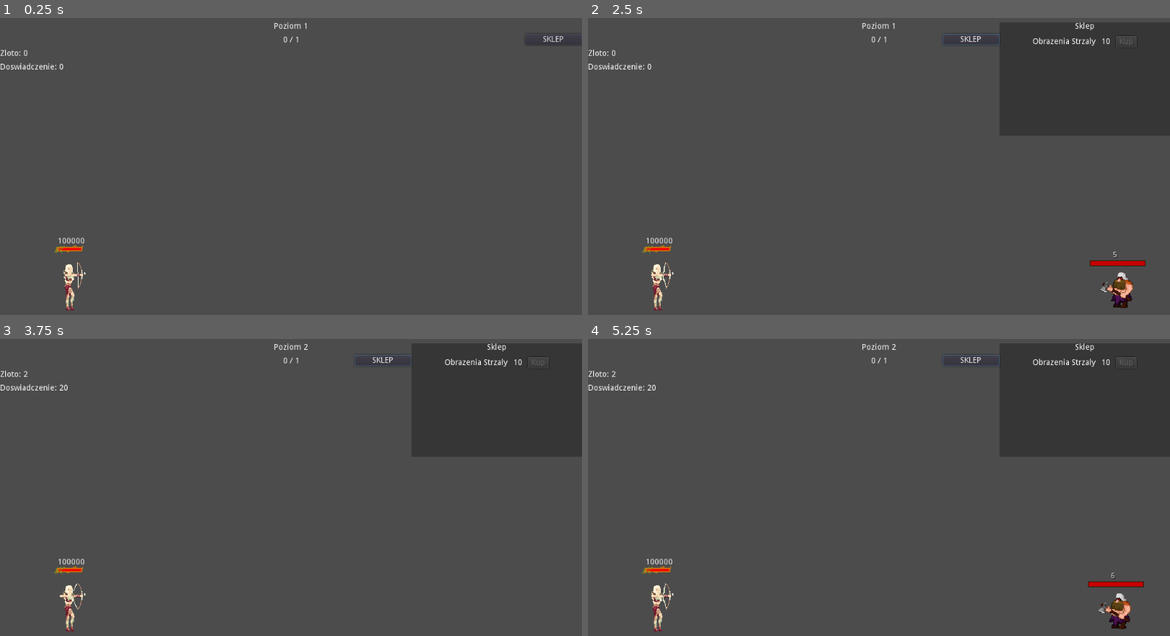
Above: before the commit, frames 1-4 (two rows, left to right).
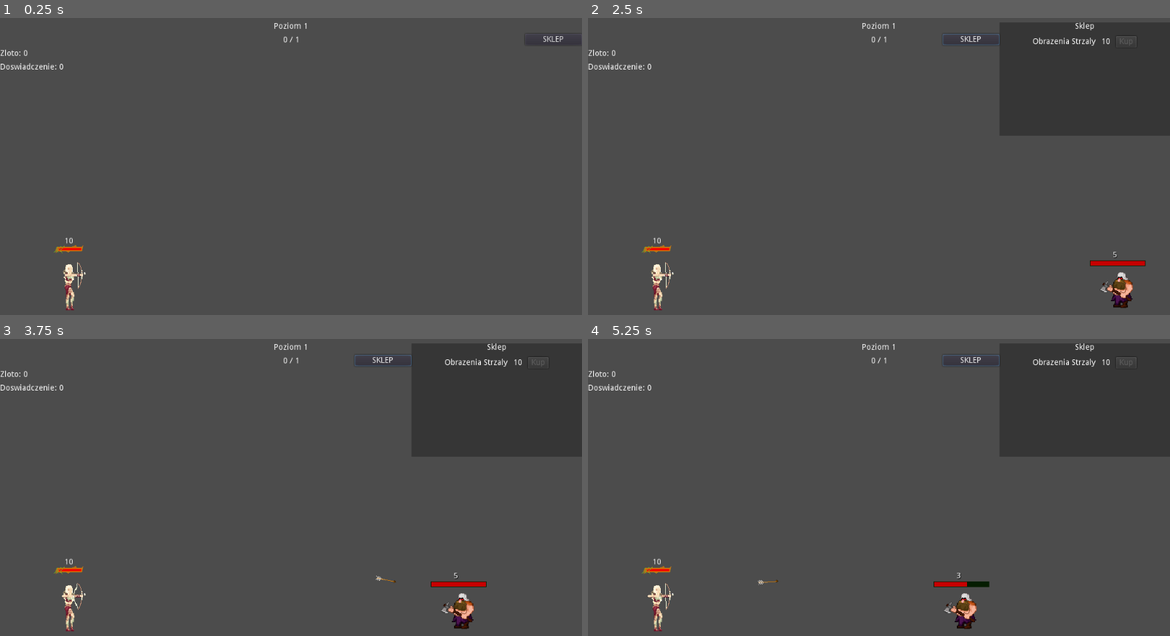
Above: after the commit, the same moments.

Repository: Flying-Octopus-Team/Asterielle
Game: Godot game, scene res://Scenes/World.tscn
Two runs of this game, one before a commit and one after it. Both use one fixed random seed, a clock stepped at 60 frames per second and the inputs below.
Inputs (mouse positions are in pixels of both pictures, inside the frame that each line leads up to):
- Up to frame 1 (0.25 s): no input
- Up to frame 2 (2.5 s): click "SKLEP" at 0.5 s; click "SKLEP" at 1.25 s; click "SKLEP" at 2 s
- Up to frame 3 (3.75 s): move the mouse to (419, 472) at 2.77 s; click (419, 472) at 2.85 s; move the mouse to (174, 508) at 3.52 s; click (174, 508) at 3.6 s
- Up to frame 4 (5.25 s): move the mouse to (937, 416) at 4.27 s; click (937, 416) at 4.35 s; move the mouse to (849, 558) at 5.02 s; click (849, 558) at 5.1 s

The runs differ from the first frame. In frame 1, less than 0.1% of the frame differs, in the area x 10-15%, y 73-77%; in frame 2, less than 0.1%; in frame 3, 0.7%; in frame 4, 1.3%, in the area x 4-96%, y 1-98%.

Commit message:
Code refactorysation
Make boss as inheritance of Dwarf scene + code refactorysation

Diff:
--- a/Scenes/Boss.tscn
+++ b/Scenes/Boss.tscn
@@ -1,85 +1,47 @@
 [gd_scene load_steps=5 format=2]
 
-[ext_resource path="res://Scripts/Boss.gd" type="Script" id=1]
-[ext_resource path="res://Textures/dwarf.png" type="Texture" id=2]
-[ext_resource path="res://Textures/OnePixel.png" type="Texture" id=3]
+[ext_resource path="res://Scenes/Dwarf.tscn" type="PackedScene" id=1]
+[ext_resource path="res://Scripts/Boss.gd" type="Script" id=2]
+[ext_resource path="res://Scenes/BossTimeToKillCanvas.tscn" type="PackedScene" id=3]
 
 [sub_resource type="RectangleShape2D" id=1]
-extents = Vector2( 64, 64.2514 )
+extents = Vector2( 36, 59 )
 
-[node name="Boss" type="KinematicBody2D"]
-collision_layer = 2
-collision_mask = 4
-script = ExtResource( 1 )
+[node name="Boss" index="0" instance=ExtResource( 1 )]
+script = ExtResource( 2 )
 move_speed = 60.0
 
-[node name="Sprite" type="Sprite" parent="."]
-modulate = Color( 1, 0.819608, 0.819608, 1 )
-position = Vector2( 0, -50 )
+[node name="Sprite" parent="." index="0"]
+position = Vector2( -1, -48 )
 scale = Vector2( 2.5, 2.5 )
-texture = ExtResource( 2 )
 
-[node name="CollisionShape2D" type="CollisionShape2D" parent="."]
-position = Vector2( 0, -64 )
+[node name="CollisionShape2D" parent="." index="1"]
+position = Vector2( 12, -66 )
+disabled = true
+
+[node name="CollisionShape2D2" type="CollisionShape2D" parent="." index="2"]
+position = Vector2( 13, -63 )
 shape = SubResource( 1 )
 
-[node name="ElfRayCast" type="RayCast2D" parent="."]
-position = Vector2( 0, -64 )
-enabled = true
-cast_to = Vector2( -80, 0 )
-collision_mask = 8
-collide_with_areas = true
-collide_with_bodies = false
+[node name="HP" parent="." index="4"]
+position = Vector2( 0, -103 )
 
-[node name="HPBar" type="Node2D" parent="."]
-position = Vector2( 0, -160 )
+[node name="Background" parent="HP" index="0"]
+scale = Vector2( 142, 10 )
 
-[node name="Background" type="Sprite" parent="HPBar"]
-modulate = Color( 0.00392157, 0.0862745, 0, 1 )
-scale = Vector2( 142, 10 )
-texture = ExtResource( 3 )
+[node name="HPBar" parent="HP" index="1"]
+modulate = Color( 0.854902, 0.411765, 0.0901961, 1 )
+margin_left = -70.0
+margin_right = -69.0
+rect_scale = Vector2( 140, 8 )
 
-[node name="HP" type="TextureProgress" parent="HPBar"]
-modulate = Color( 1, 0.435294, 0, 1 )
-margin_left = -70.0
-margin_top = -4.0
-margin_right = -69.0
-margin_bottom = -3.0
-rect_scale = Vector2( 140, 8 )
-value = 100.0
-texture_progress = ExtResource( 3 )
+[node name="NextAttackTimer" parent="." index="5"]
+wait_time = 3.0
 
-[node name="HPLabel" type="Label" parent="HPBar"]
-margin_left = -9.0
-margin_top = -22.0
-margin_right = 8.0
-margin_bottom = -8.0
-custom_colors/font_color_shadow = Color( 0, 0, 0, 1 )
-text = "10"
-
-[node name="TimeToKill" type="Timer" parent="."]
+[node name="TimeToKill" type="Timer" parent="." index="6"]
 wait_time = 30.0
 one_shot = true
 autostart = true
 
-[node name="CanvasLayer" type="CanvasLayer" parent="."]
-
-[node name="MarginContainer" type="MarginContainer" parent="CanvasLayer"]
-margin_left = 390.0
-margin_top = 100.0
-margin_right = 633.0
-margin_bottom = 114.0
-
-[node name="CenterContainer" type="CenterContainer" parent="CanvasLayer/MarginContainer"]
-margin_right = 243.0
-margin_bottom = 14.0
-
-[node name="TimeToKillLabel" type="Label" parent="CanvasLayer/MarginContainer/CenterContainer"]
-margin_right = 243.0
-margin_bottom = 14.0
-text = "Do zabicia bossa pozostalo 30 sekund"
-
-[node name="NextAttackTimer" type="Timer" parent="."]
-wait_time = 2.0
+[node name="CanvasLayer" parent="." index="7" instance=ExtResource( 3 )]
 [connection signal="timeout" from="TimeToKill" to="." method="_on_TimeToKill_timeout"]
-[connection signal="timeout" from="NextAttackTimer" to="." method="_on_NextAttackTimer_timeout"]
--- /dev/null
+++ b/Scenes/BossTimeToKillCanvas.tscn
@@ -0,0 +1,18 @@
+[gd_scene format=2]
+
+[node name="CanvasLayer" type="CanvasLayer"]
+
+[node name="MarginContainer" type="MarginContainer" parent="."]
+margin_left = 390.0
+margin_top = 100.0
+margin_right = 633.0
+margin_bottom = 114.0
+
+[node name="CenterContainer" type="CenterContainer" parent="MarginContainer"]
+margin_right = 243.0
+margin_bottom = 14.0
+
+[node name="TimeToKillLabel" type="Label" parent="MarginContainer/CenterContainer"]
+margin_right = 243.0
+margin_bottom = 14.0
+text = "Do zabicia bossa pozostalo 30 sekund"
--- a/Scenes/Dwarf.tscn
+++ b/Scenes/Dwarf.tscn
@@ -5,7 +5,7 @@
 [ext_resource path="res://Textures/OnePixel.png" type="Texture" id=3]
 
 [sub_resource type="RectangleShape2D" id=1]
-extents = Vector2( 32, 32 )
+extents = Vector2( 20, 31 )
 
 [node name="Dwarf" type="KinematicBody2D"]
 collision_layer = 2
@@ -19,7 +19,7 @@
 texture = ExtResource( 2 )
 
 [node name="CollisionShape2D" type="CollisionShape2D" parent="."]
-position = Vector2( 0, -32 )
+position = Vector2( 7, -32 )
 shape = SubResource( 1 )
 
 [node name="ElfRayCast" type="RayCast2D" parent="."]
--- a/Scenes/Elf.tscn
+++ b/Scenes/Elf.tscn
@@ -15,8 +15,7 @@
 arrow_speed = 700.0
 arrow_gravity = 500.0
 next_arrow_wait_time = 1.0
-arrow_damage = 22.38
-hp = 100000.0
+hp = 10.0
 
 [node name="Sprite" type="Sprite" parent="."]
 position = Vector2( 0, -39 )
--- a/Scripts/Boss.gd
+++ b/Scripts/Boss.gd
@@ -1,58 +1,23 @@
-extends KinematicBody2D
+extends "res://Scripts/Dwarf.gd"
 
-signal died
 signal boss_kill_timeout
-
-export(float) var move_speed
-
-var velocity : Vector2
-var hp : float
-var damage : float
-
-var elf
 
 onready var timeToKillLabel = find_node("TimeToKillLabel")
 
 func _ready():
-	go_forward()
-
-func set_max_hp(new_max_hp):
-	hp = new_max_hp
-	$HPBar/HP.max_value = new_max_hp
-	$HPBar/HP.value = hp
-	$HPBar/HPLabel.text = str(hp)
+	update_label()
 
 func _process(delta):
+	update_label()
+
+func update_label():
 	timeToKillLabel.text = str("Do zabicia bossa pozostalo ", floor($TimeToKill.time_left), " sekund")
-
-func _physics_process(delta):
-	position += velocity * delta
-
-	if $ElfRayCast.is_colliding():
-		elf = $ElfRayCast.get_collider().get_parent()
-		velocity = Vector2.ZERO
-		$NextAttackTimer.start()
-		set_physics_process(false)
-
-func on_arrow_hit(arrow):
-	arrow.queue_free()
-
-	hp -= arrow.damage
-	if hp <= 0:
-		emit_signal("died")
-		queue_free()
-	else:
-		$HPBar/HP.value = hp
-
-	$HPBar/HPLabel.text = str(hp)
-
-func go_forward():
-	velocity = Vector2(-move_speed, 0)
 
 func _on_TimeToKill_timeout():
 	queue_free()
 	emit_signal("boss_kill_timeout")
 
+# TODO - move to another method
 func _on_NextAttackTimer_timeout():
 	if not elf.on_dwarf_hit(damage):
 		queue_free()
--- a/Scripts/DwarvesSpawner.gd
+++ b/Scripts/DwarvesSpawner.gd
@@ -17,21 +17,20 @@
 	spawn_dwarf()
 
 func spawn_dwarf():
-	var dwarf = Dwarf.instance()
+	create_dwarf(Dwarf, dwarf_damage, dwarf_max_hp, "on_Dwarf_died")
+
+func spawn_boss():
+	var boss = create_dwarf(Boss, boss_damage, boss_max_hp, "on_Boss_died")
+	boss.connect("boss_kill_timeout", level_manager, "on_Boss_kill_timeout")
+
+func create_dwarf(DwarfScene, damage:float, hp:float, on_died_func:String):
+	var dwarf = DwarfScene.instance()
 	get_parent().call_deferred("add_child", dwarf)
 	dwarf.global_position = global_position
-	dwarf.damage = dwarf_damage
-	dwarf.set_hp(dwarf_max_hp)
-	dwarf.connect("died", level_manager, "on_Dwarf_died")
-
-func spawn_boss():
-	var boss = Boss.instance()
-	get_parent().call_deferred("add_child", boss)
-	boss.global_position = global_position
-	boss.damage = boss_damage
-	boss.set_max_hp(boss_max_hp)
-	boss.connect("died", level_manager, "on_Boss_died")
-	boss.connect("boss_kill_timeout", level_manager, "on_Boss_kill_timeout")
+	dwarf.damage = damage
+	dwarf.set_hp(hp)
+	dwarf.connect("died", level_manager, on_died_func)
+	return dwarf
 
 func on_next_level(level : int):
 	dwarf_max_hp += dwarf_max_hp * level * 0.1
